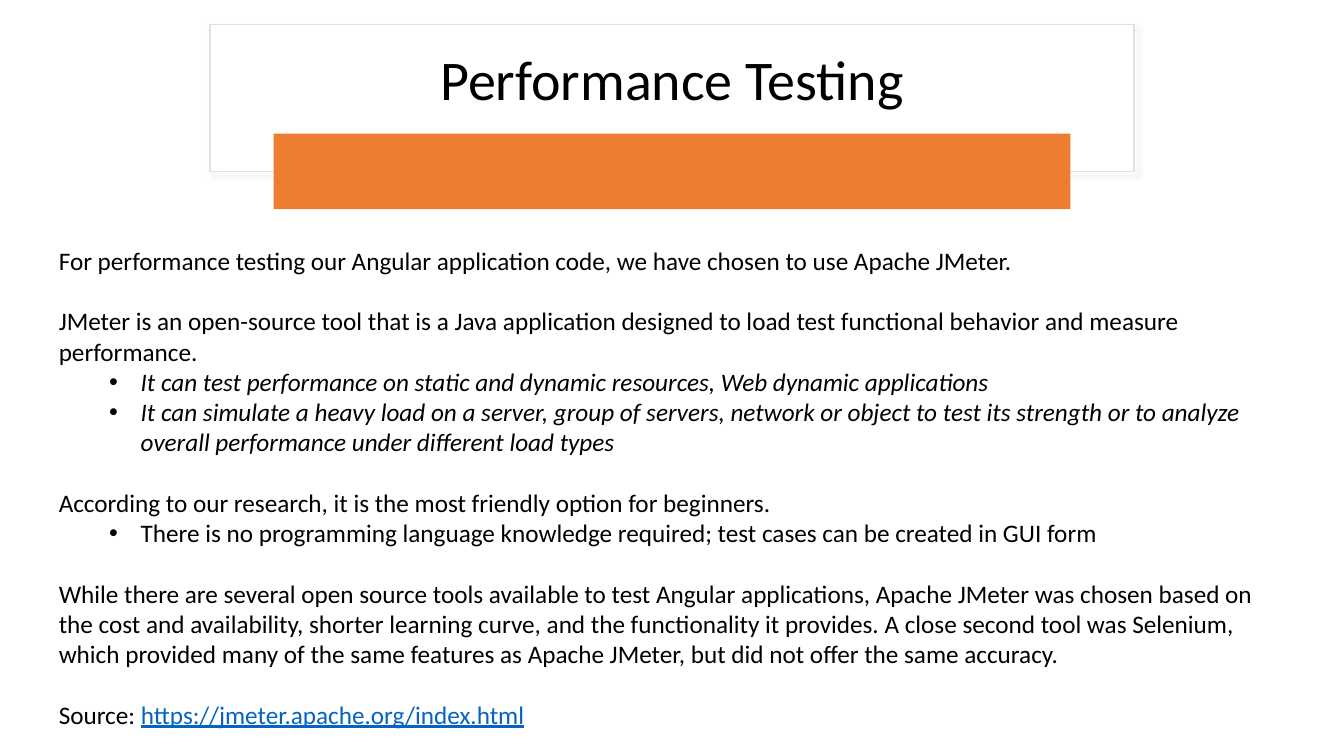
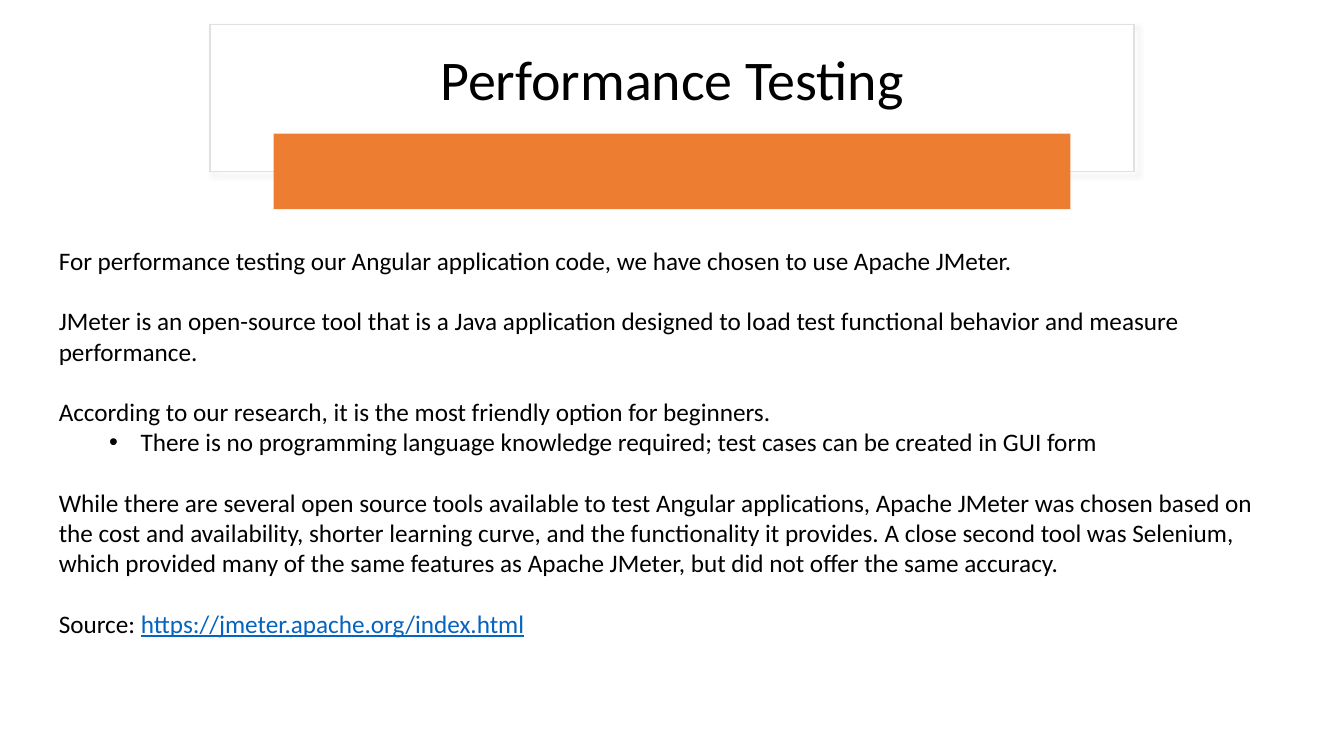
Before and after one commit to rlennon/ConnachtUni, a slide deck: slide 11 of documentation/Demonstrations/Connacht_University_TeamDC.pptx. Drawn at 1344x756 pixels with LibreOffice and Linux fonts; fonts in the diff are those of the drawing. Boxes give left, top, right and bottom in pixels: in the first picture for what was removed or moved away, otherwise in the second. Text is boxed around its words. In the diff, an @@ line names an element or a change of style, - is before the commit and + after.

```diff
--- a/documentation/Demonstrations/Connacht_University_TeamDC.pptx
+++ b/documentation/Demonstrations/Connacht_University_TeamDC.pptx
@@ text at (x1=141, y1=373, x2=1239, y2=455): paragraphs removed @@
-  • It can test performance on static and dynamic resources, Web dynamic applications
-  • It can simulate a heavy load on a server, group of servers, network or object to test its strength or to analyze overall performance under different load types
```
Also in this commit, not shown: 7 other slides changed, 2 slides added.
